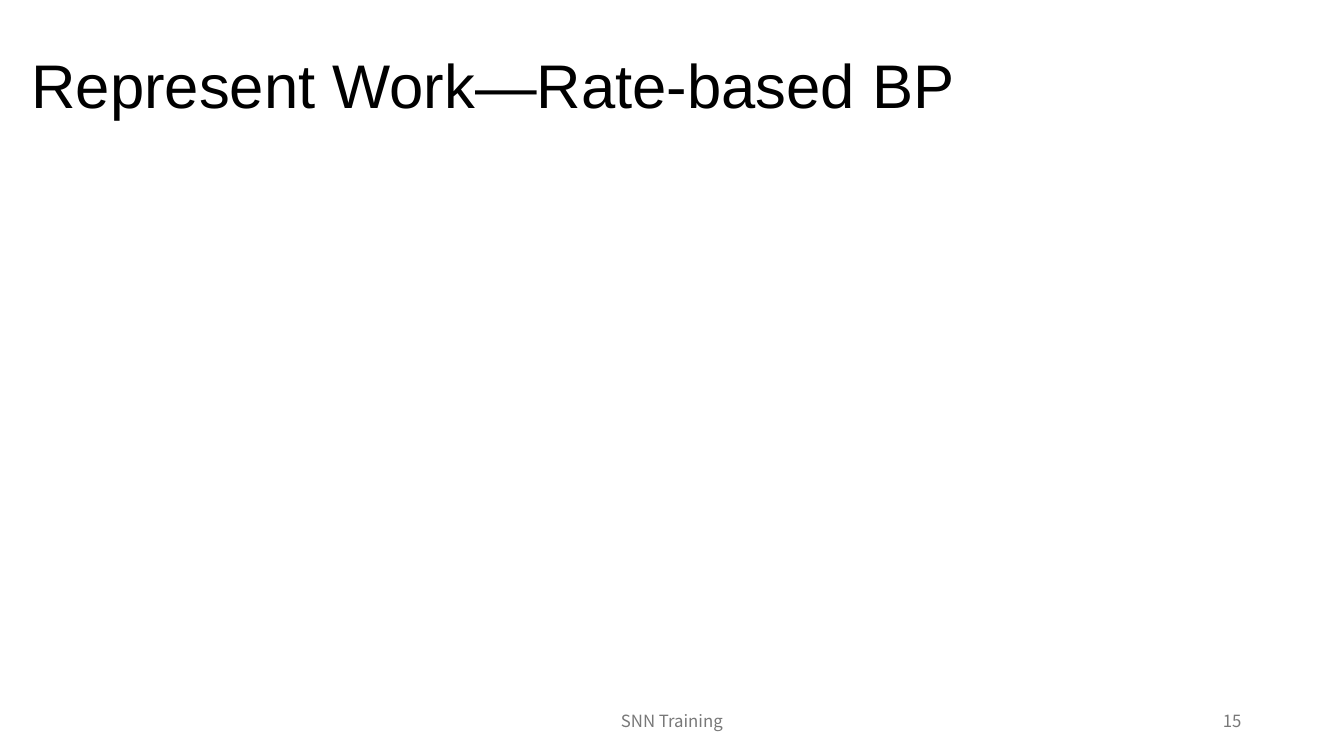
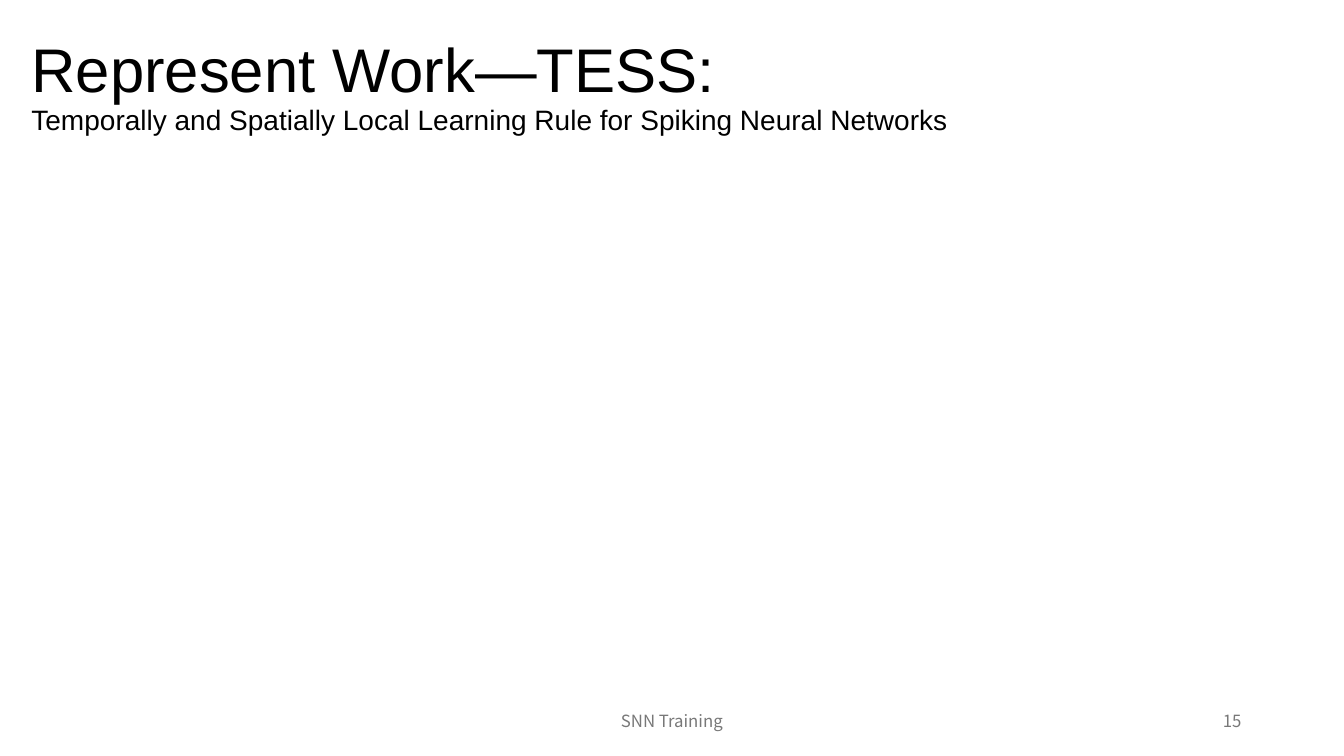
Before and after one commit to Taotu02feather/SNNInformationReconstruction, a slide deck: slide 15 of GroupMeeting&CourseSlide/Slide/Week4_SNN Training.pptx. Drawn at 1344x756 pixels with LibreOffice and Linux fonts; fonts in the diff are those of the drawing. Boxes give left, top, right and bottom in pixels: in the first picture for what was removed or moved away, otherwise in the second. Text is boxed around its words. In the diff, an @@ line names an element or a change of style, - is before the commit and + after.

```diff
--- a/GroupMeeting&CourseSlide/Slide/Week4_SNN Training.pptx
+++ b/GroupMeeting&CourseSlide/Slide/Week4_SNN Training.pptx
@@ title at <box>31,47,947,135</box>: text changed; size 44 to 20 pt @@
-Represent Work—Rate-based BP
+Represent Work—TESS:
+Temporally and Spatially Local Learning Rule for Spiking Neural Networks
```
Also in this commit, not shown: 2 other slides changed, 1 slide added, 42 other files.
